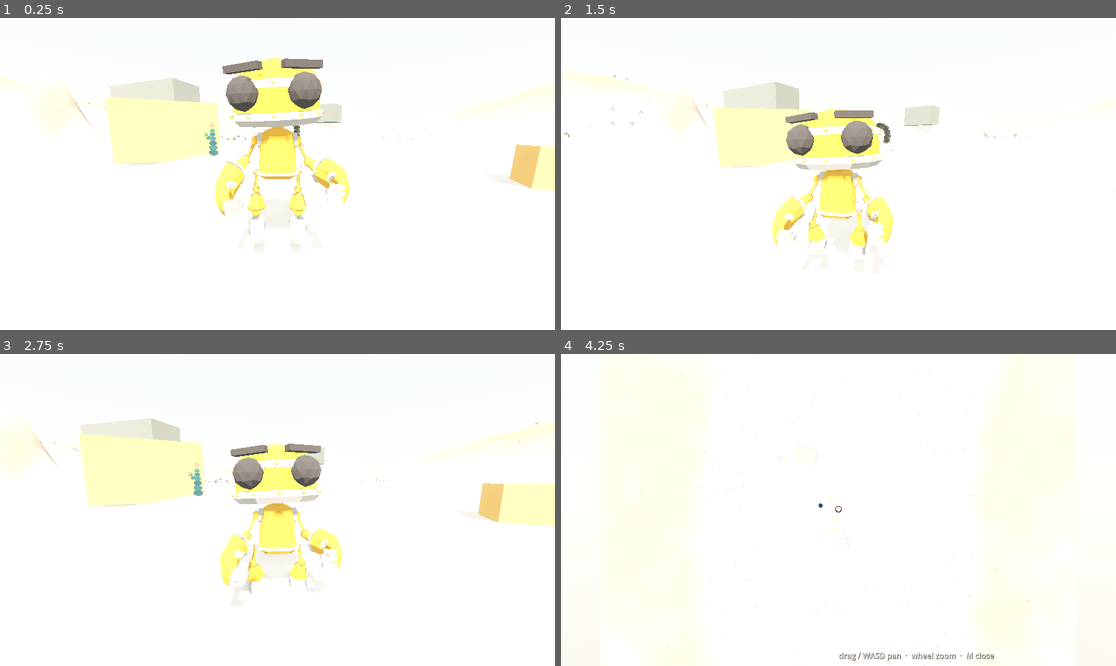
Above: before the commit, frames 1-4 (two rows, left to right).
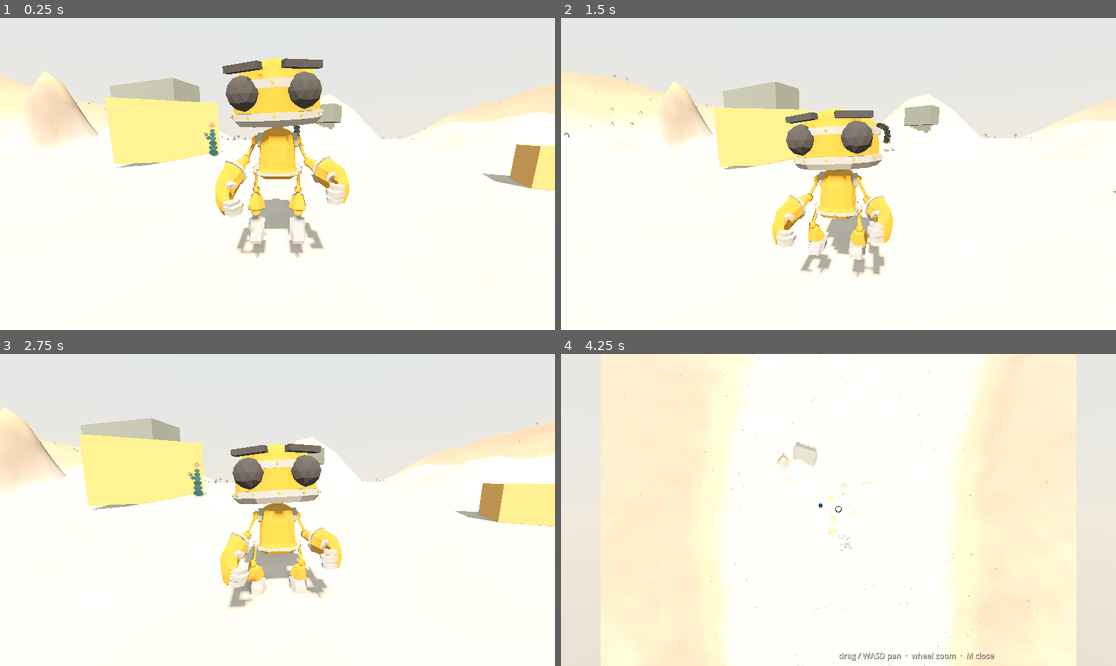
Above: after the commit, the same moments.

Repository: nicco-b/valley
Game: Godot game, scene res://game/world/valley.tscn
Two runs of this game, one before a commit and one after it. Both use one fixed random seed, a clock stepped at 60 frames per second and the inputs below.
Inputs (mouse positions are in pixels of both pictures, inside the frame that each line leads up to):
- Up to frame 1 (0.25 s): no input
- Up to frame 2 (1.5 s): tap Enter at 0.5 s; move the mouse to (866, 174) at 0.52 s; hold ] (brush_bigger) 0.53-1.28 s; hold E (god_up) from 0.53 s (still down); click (866, 174) at 0.67 s; tap Space (jump) at 0.77, 1.07 s; move the mouse to (810, 174) at 1.27 s; tap [ (brush_smaller) at 1.35 s
- Up to frame 3 (2.75 s): keep holding E (god_up); tap Space (jump) at 1.52, 1.82 s; move the mouse to (288, 503) at 2.02 s; hold Tab (god_tool) from 2.03 s (still down)
- Up to frame 4 (4.25 s): keep holding E (god_up); move the mouse to (832, 516) at 2.77 s; release Tab (god_tool) at 2.78 s; tap Z (god_undo) at 2.85 s; click (832, 516) at 2.92 s; tap Space (jump) at 3.02, 3.32, 3.77, 4.07 s; move the mouse to (877, 513) at 3.52 s; tap C (sit) at 3.6 s; tap M (map) at 4.15 s

The runs differ from the first frame. In frame 1, 33% of the frame differs, in the area x 0-100%, y 0-78%; in frame 2, 34%; in frame 3, 34%; in frame 4, 59%, in the area x 0-100%, y 0-100%.

Commit message:
Fix daytime overexposure
The painted sky dome fed ambient at full strength on top of a hot sun
and a brightness lift — every surface lit ~2x and washing to white.
Sky ambient contribution 0.58, tonemap exposure 0.9, sun capped 0.95,
brightness lift removed, midday palette deepened, sand albedo lowered.

Co-Authored-By: Claude Fable 5 <noreply@anthropic.com>

Diff:
--- a/game/shaders/terrain.gdshader
+++ b/game/shaders/terrain.gdshader
@@ -3,8 +3,8 @@
 // large noise blotches and fine grain so the ground reads as painted
 // wash instead of a single flat fill.
 
-uniform vec3 sand_floor : source_color = vec3(0.93, 0.885, 0.815);
-uniform vec3 sand_warm : source_color = vec3(0.875, 0.73, 0.53);
+uniform vec3 sand_floor : source_color = vec3(0.84, 0.785, 0.70);
+uniform vec3 sand_warm : source_color = vec3(0.80, 0.655, 0.46);
 uniform vec3 rock_high : source_color = vec3(0.63, 0.50, 0.36);
 uniform vec3 rock_steep : source_color = vec3(0.56, 0.48, 0.41);
 uniform sampler2D variation : filter_linear, repeat_enable;
--- a/game/world/day_night.gd
+++ b/game/world/day_night.gd
@@ -11,8 +11,8 @@
 	[0.0, Color(0.08, 0.1, 0.17), Color(0.2, 0.17, 0.25), Color(1.0, 0.5, 0.4)],
 	[5.0, Color(0.08, 0.1, 0.17), Color(0.2, 0.17, 0.25), Color(1.0, 0.5, 0.4)],
 	[6.5, Color(0.976, 0.812, 0.827), Color(0.988, 0.933, 0.894), Color(1.0, 0.62, 0.5)],
-	[9.0, Color(0.78, 0.86, 0.92), Color(0.95, 0.93, 0.89), Color(1.0, 0.878, 0.796)],
-	[17.0, Color(0.78, 0.86, 0.92), Color(0.95, 0.93, 0.89), Color(1.0, 0.878, 0.796)],
+	[9.0, Color(0.70, 0.80, 0.88), Color(0.89, 0.85, 0.78), Color(1.0, 0.878, 0.796)],
+	[17.0, Color(0.70, 0.80, 0.88), Color(0.89, 0.85, 0.78), Color(1.0, 0.878, 0.796)],
 	[19.5, Color(0.93, 0.62, 0.66), Color(1.0, 0.82, 0.72), Color(1.0, 0.45, 0.35)],
 	[21.5, Color(0.08, 0.1, 0.17), Color(0.2, 0.17, 0.25), Color(1.0, 0.5, 0.4)],
 	[24.0, Color(0.08, 0.1, 0.17), Color(0.2, 0.17, 0.25), Color(1.0, 0.5, 0.4)],
@@ -25,7 +25,7 @@
 	# Sun path: full circle around X; 6:00 rises, 12:00 zenith, 18:00 sets.
 	sun.rotation.x = -(h - 6.0) / 24.0 * TAU
 	var elevation := sin((h - 6.0) / 24.0 * TAU)
-	sun.light_energy = clampf(elevation * 1.4, 0.0, 1.2) \
+	sun.light_energy = clampf(elevation * 1.2, 0.0, 0.95) \
 			* (1.0 - 0.55 * Weather.storminess)
 
 	# Sky palette: lerp between bracketing keyframes.
--- a/game/world/valley.tscn
+++ b/game/world/valley.tscn
@@ -56,7 +56,9 @@
 background_mode = 2
 sky = SubResource("Sky_valley")
 ambient_light_source = 3
+ambient_light_sky_contribution = 0.58
 tonemap_mode = 2
+tonemap_exposure = 0.9
 ssao_enabled = true
 ssao_radius = 2.5
 ssao_intensity = 2.5
@@ -66,7 +68,6 @@
 fog_density = 0.0008
 fog_sky_affect = 0.35
 adjustment_enabled = true
-adjustment_brightness = 1.02
 adjustment_contrast = 1.04
 adjustment_saturation = 1.09
 
